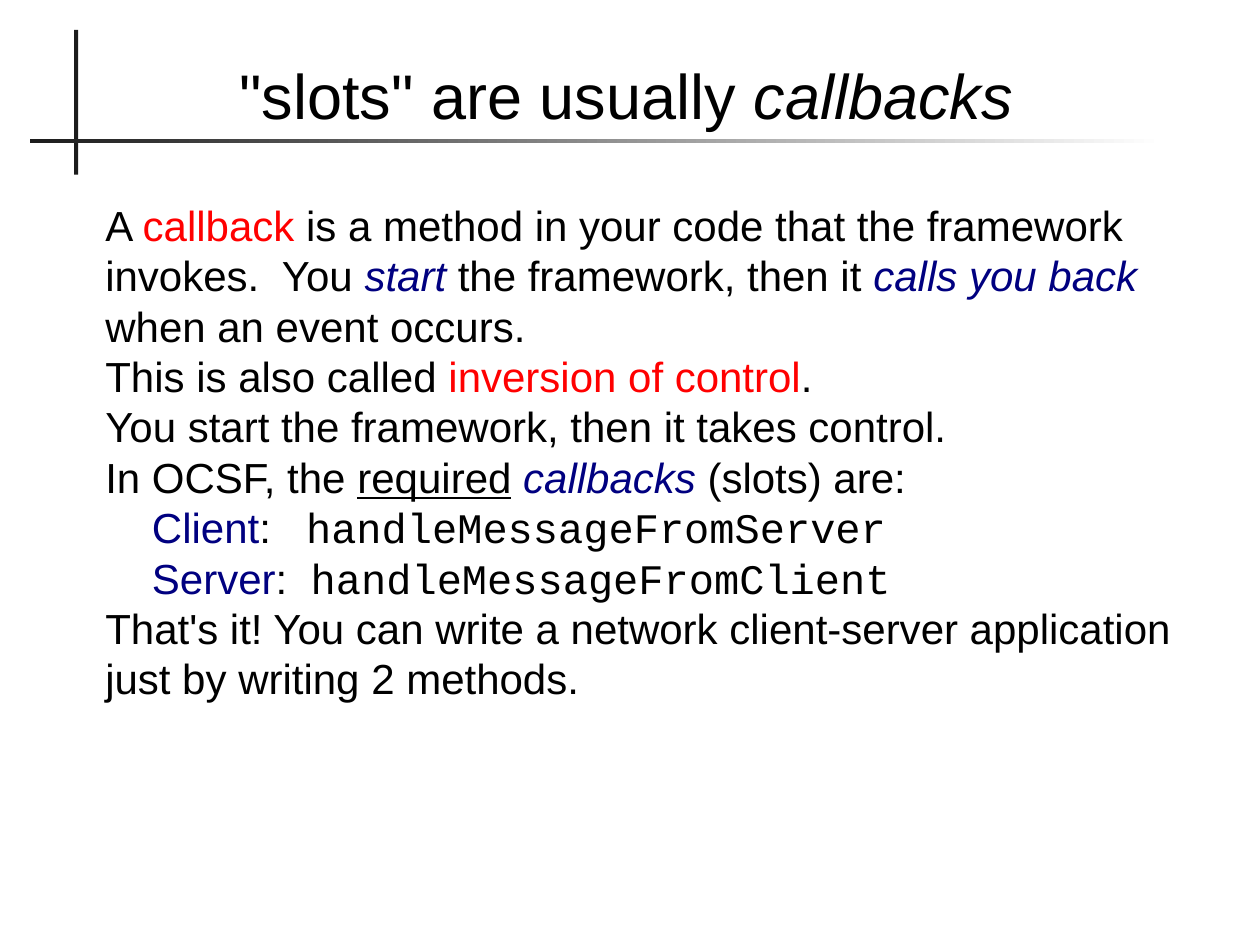
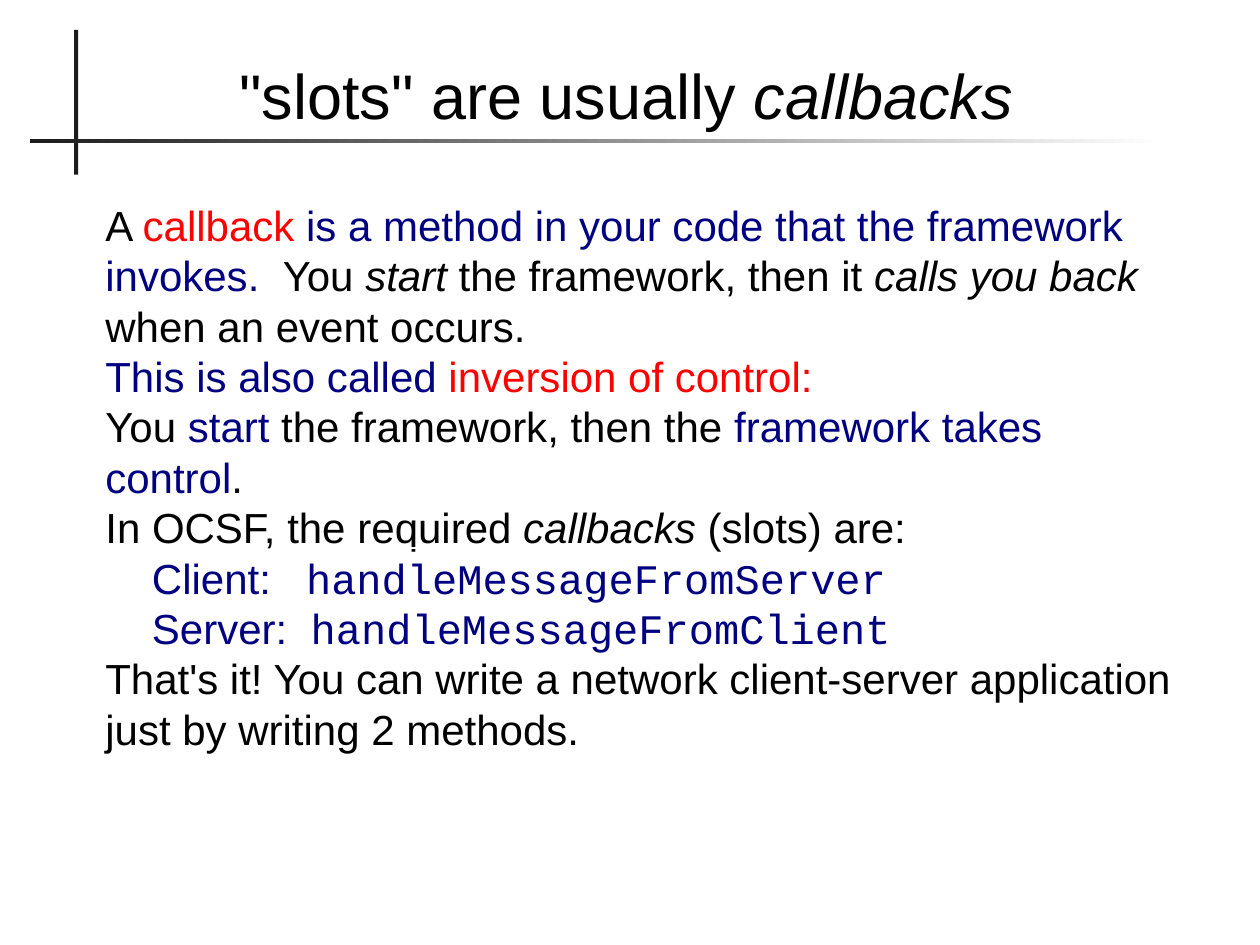
Before and after one commit to skeoop/skeoop.github.io, a slide deck: slide 7 of frameworks/Frameworks.pptx. Drawn at 1260x945 pixels with LibreOffice and Linux fonts; fonts in the diff are those of the drawing. Boxes give left, top, right and bottom in pixels: in the first picture for what was removed or moved away, otherwise in the second. Text is boxed around its words. In the diff, an @@ line names an element or a change of style, - is before the commit and + after.

```diff
--- a/frameworks/Frameworks.pptx
+++ b/frameworks/Frameworks.pptx
@@ text at [105, 210, 1138, 653]: text colour #000000 to #000080 in "is a method in your code that ...", "Client: handleMessageFromServer", "Server: handleMessageFromClient"; text colour #000080 to #000000 in "start calls you back", "callbacks" @@
@@ text at [105, 361, 1042, 494]: text changed; text colour #000000 to #000080 @@
-This is also called inversion of control.
-  You start the framework, then it takes control.
+This is also called inversion of control:
+You start the framework, then the framework takes control.
```
Also in this commit, not shown: 15 other slides changed, 8 other files.
